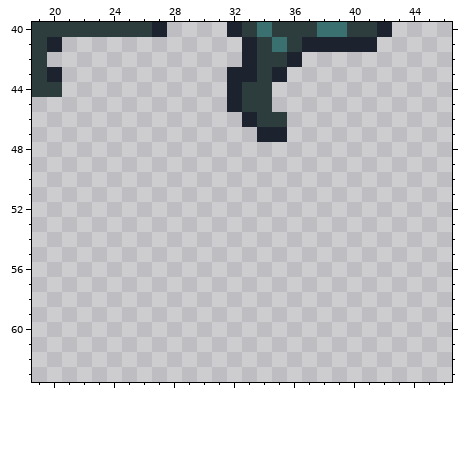
Edited in one commit: pixel-art file (Game Sprites/Game_Sprite_4.aseprite). The picture above was drawn from the file before the commit.
128x64 pixels, 1 frame. Colours within 5 levels of each other are drawn and written as one. Shown: x 19..46, y 40..63. The commit also changed other parts of the picture, which this record leaves out.
New version:
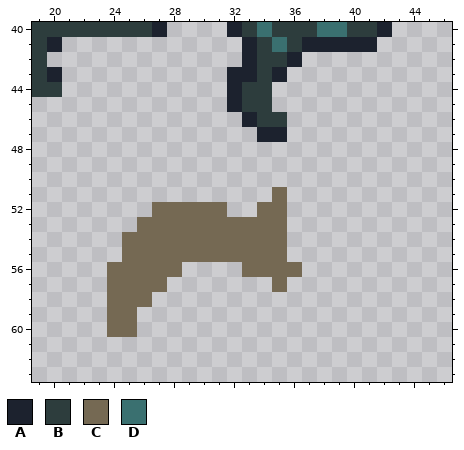
Palette (. is transparent): A #1c222e  B #2d3d3d  C #756953  D #3a7070
Change:
layer "C5/Head" added
Layer "C5/Head":
y 51: x 35 . -> C
y 52: x 27..31 ..... -> CCCCC; x 34..35 .. -> CC
y 53: x 26..35 .......... -> CCCCCCCCCC
y 54..55: x 25..35 ........... -> CCCCCCCCCCC
y 56: x 24..28 ..... -> CCCCC; x 33..36 .... -> CCCC
y 57: x 24..27 .... -> CCCC; x 35 . -> C
y 58: x 24..26 ... -> CCC
y 59..60: x 24..25 .. -> CC
Where, in picture pixels (left, top, right, bottom), the same in both pictures:
added: (107, 187, 302, 337)
